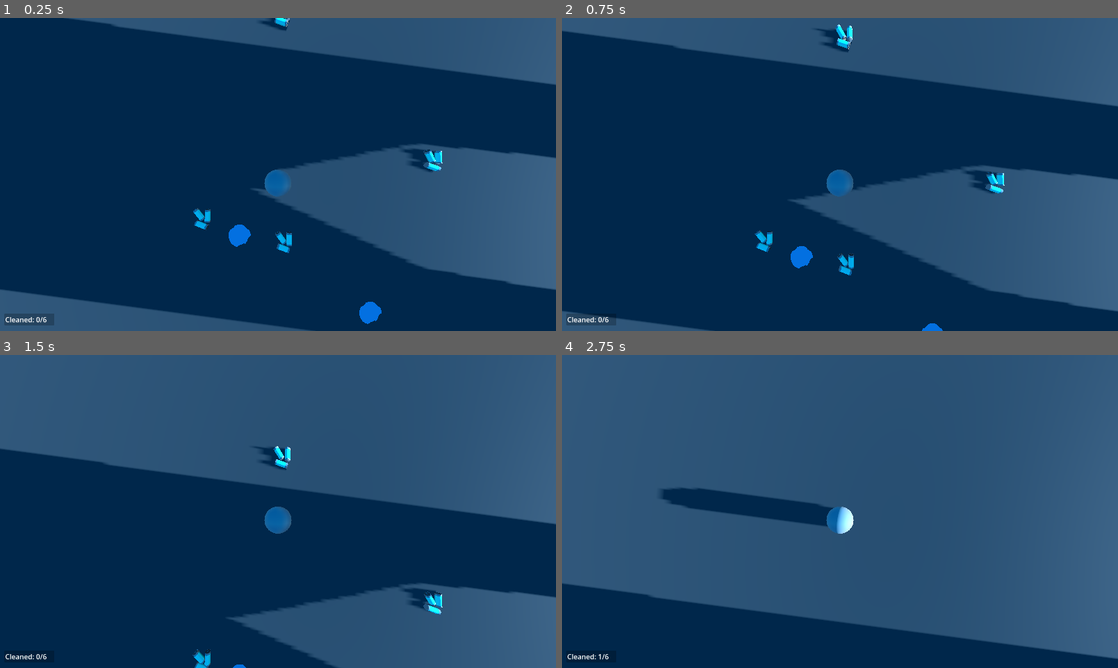
Above: before the commit, frames 1-4 (two rows, left to right).
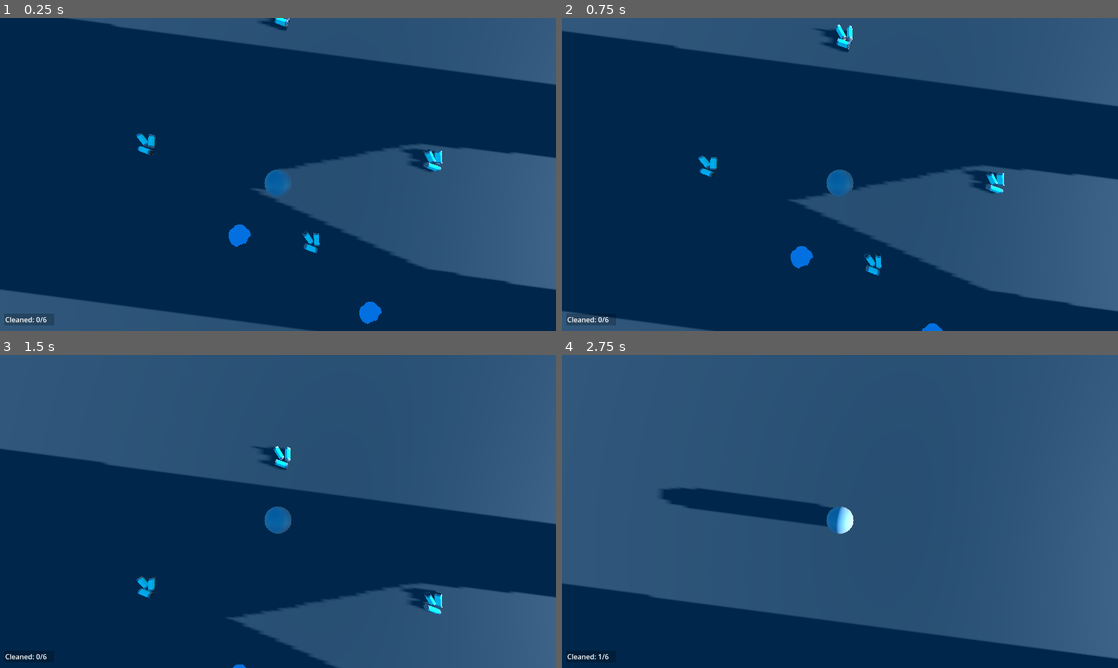
Above: after the commit, the same moments.

Repository: JustDavide/JanitorDemo
Game: Godot game, scene res://scenes/main.tscn
Two runs of this game, one before a commit and one after it. Both use one fixed random seed, a clock stepped at 60 frames per second and the inputs below.
Inputs (mouse positions are in pixels of both pictures, inside the frame that each line leads up to):
- Up to frame 1 (0.25 s): no input
- Up to frame 2 (0.75 s): tap Enter at 0.5 s; move the mouse to (867, 174) at 0.52 s; hold W (Forwards) from 0.53 s (still down); hold E (Interact) from 0.53 s (still down)
- Up to frame 3 (1.5 s): keep holding W (Forwards); move the mouse to (250, 511) at 1.27 s; release E (Interact) at 1.28 s; tap E (Interact) at 1.35 s
- Up to frame 4 (2.75 s): keep holding W (Forwards); tap E (Interact) at 2 s; move the mouse to (851, 505) at 2.02 s; hold E (Interact) from 2.03 s (still down); click (851, 505) at 2.1 s

The runs differ from the first frame. In frame 1, 0.5% of the frame differs, in the area x 24-58%, y 36-76%; in frame 2, 0.6%, in the area x 24-58%, y 44-83%; in frame 3, 0.3%; in frame 4, nothing differs.

Commit message:
Revert "fixed tooltip"
This reverts commit e45e022064aefb133f6e428c7f0ffa0e7474ea83.

Diff:
--- a/scenes/main.tscn
+++ b/scenes/main.tscn
@@ -90,10 +90,10 @@
 SENS = 0.001
 
 [node name="BunchOfCans" parent="." unique_id=24624919 instance=ExtResource("2_0wfyh")]
-transform = Transform3D(1, 0, 0, 0, 1, 0, 0, 0, 1, -8.438793, 0.70289195, 4.51978)
+transform = Transform3D(1, 0, 0, 0, 1, 0, 0, 0, 1, -10.96184, 0.70289195, 1.162344)
 
 [node name="BunchOfCans2" parent="." unique_id=120639269 instance=ExtResource("2_0wfyh")]
-transform = Transform3D(1, 0, 0, 0, 1, 0, 0, 0, 1, -4.75344, 0.70289195, 5.5621433)
+transform = Transform3D(1, 0, 0, 0, 1, 0, 0, 0, 1, -3.5256305, 0.70289195, 5.5621433)
 
 [node name="BunchOfCans3" parent="." unique_id=569887194 instance=ExtResource("2_0wfyh")]
 transform = Transform3D(1, 0, 0, 0, 1, 0, 0, 0, 1, 1.9643869, 0.70289195, 1.8932772)
--- a/scripts/Cans.gd
+++ b/scripts/Cans.gd
@@ -1,12 +1,12 @@
 extends Node3D
 
 var tooltip
-var interact = InputMap.get_action_description("Interact")
+
 func _ready() -> void:
 	Global.registerTrash()
 	tooltip = Global.playerUI.get_node("Tooltip")
 	$Area3D.area_entered.connect(_on_area_entered)
-	#$Area3D.area_exited.connect(_on_area_exited)
+	$Area3D.area_exited.connect(_on_area_exited)
 
 func _process(_delta: float) -> void:
 	if Input.is_action_just_pressed("Interact"):
@@ -14,12 +14,11 @@
 
 func _on_area_entered(area: Node3D):
 	if area.get_parent().name == "Player":
-		tooltip.text="Press %s to clean" % interact
 		tooltip.visible = true
 
-#func _on_area_exited(area: Node3D):
-	#if area.get_parent().name == "Player":
-		#tooltip.visible = false
+func _on_area_exited(area: Node3D):
+	if area.get_parent().name == "Player":
+		tooltip.visible = false
 
 func clean():
 	var areas = $Area3D.get_overlapping_areas()
--- a/scripts/CharacterController.gd
+++ b/scripts/CharacterController.gd
@@ -20,13 +20,7 @@
 		Input.mouse_mode = Input.MOUSE_MODE_CAPTURED
 
 
-
-
 func _physics_process(delta: float) -> void:
-	var overlap = $Area3D.get_overlapping_areas()
-	if overlap:
-		$UI/Tooltip.visible=true
-	else:$UI/Tooltip.visible=false
 	# Debug Values just in case
 	Global.debug.add_property("Current X Velocity", "%.2f" % velocity.x, 1)
 	Global.debug.add_property("Current Z Velocity", "%.2f" % velocity.z, 2)
--- a/scripts/Puddles.gd
+++ b/scripts/Puddles.gd
@@ -29,8 +29,8 @@
 func _on_area_exited(area: Node3D):
 	if area.get_parent().name == "Player":
 		playerNear = false
-		#tooltip.visible = false
-		#tooltip.text = "Press %s to clean" % interact
+		tooltip.visible = false
+		tooltip.text = "Press %s to clean" % interact
 
 func _process(delta: float) -> void:
 	if playerNear and Input.is_action_pressed("Interact"):
